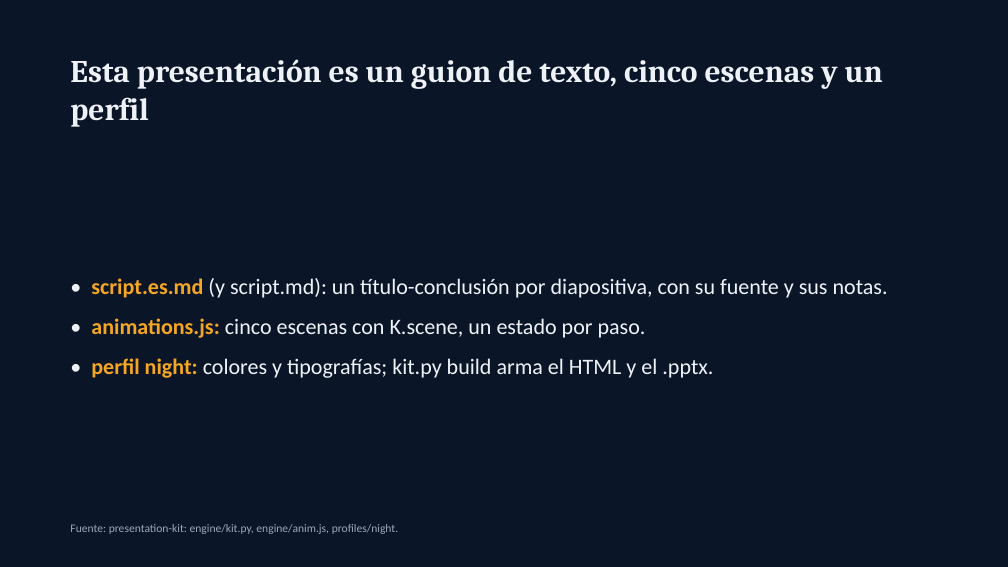
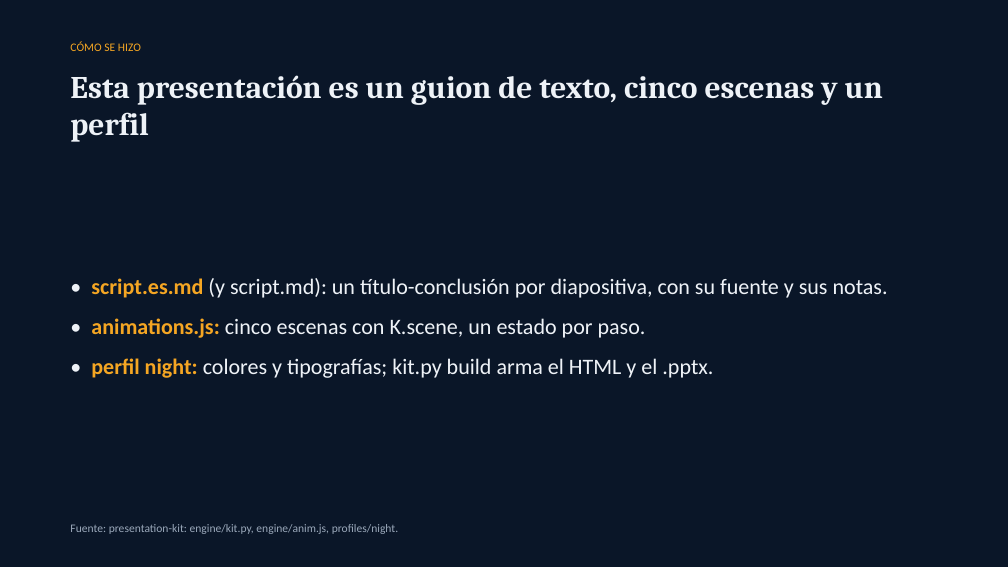
Before and after one commit to jpcastillo714/presentation-kit, a slide deck: slide 7 of examples/exoplanets/exoplanets.es.pptx. Drawn at 1008x567 pixels with LibreOffice and Linux fonts; fonts in the diff are those of the drawing. Boxes give left, top, right and bottom in pixels: in the first picture for what was removed or moved away, otherwise in the second. Text is boxed around its words. In the diff, an @@ line names an element or a change of style, - is before the commit and + after.

```diff
--- a/examples/exoplanets/exoplanets.es.pptx
+++ b/examples/exoplanets/exoplanets.es.pptx
@@ text added at [70,42,141,51], 11 pt, text #F5A623 @@
+CÓMO SE HIZO
@@ text "Esta presentación es un guion ...": place and size @@
-text "Esta presentación es un guion ..." at [70,59,883,127]
+text "Esta presentación es un guion ..." at [70,75,883,142]
```
Also in this commit, not shown: 6 other slides changed, 50 other files.
